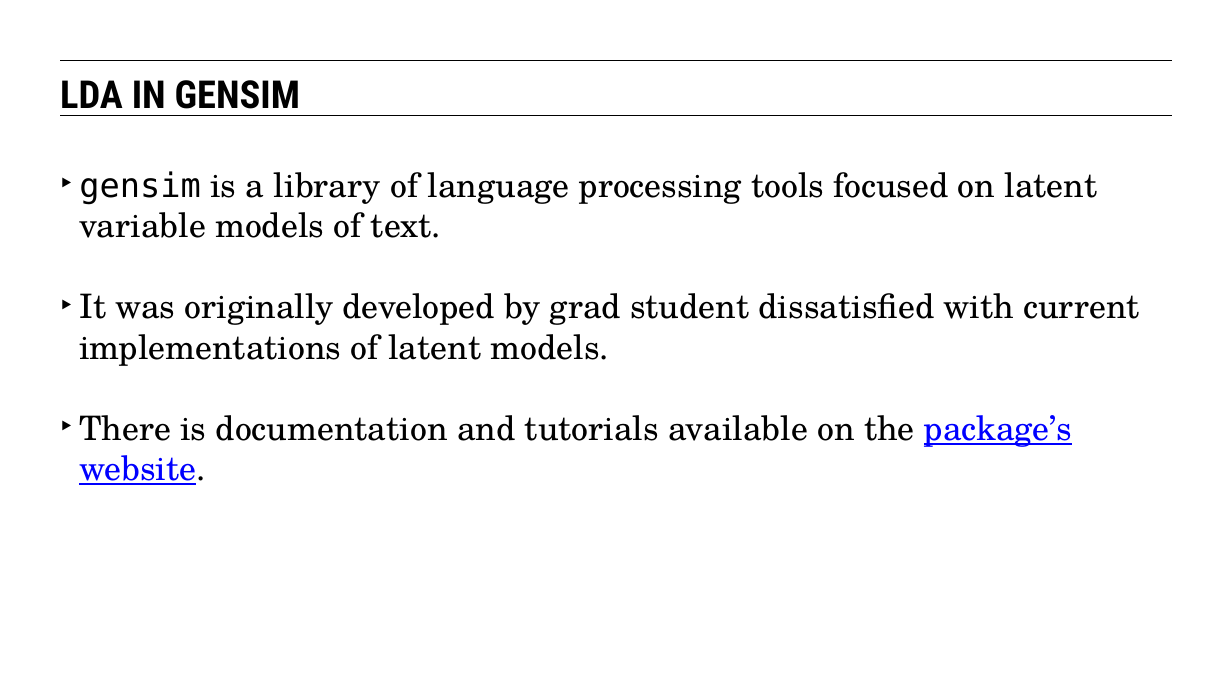
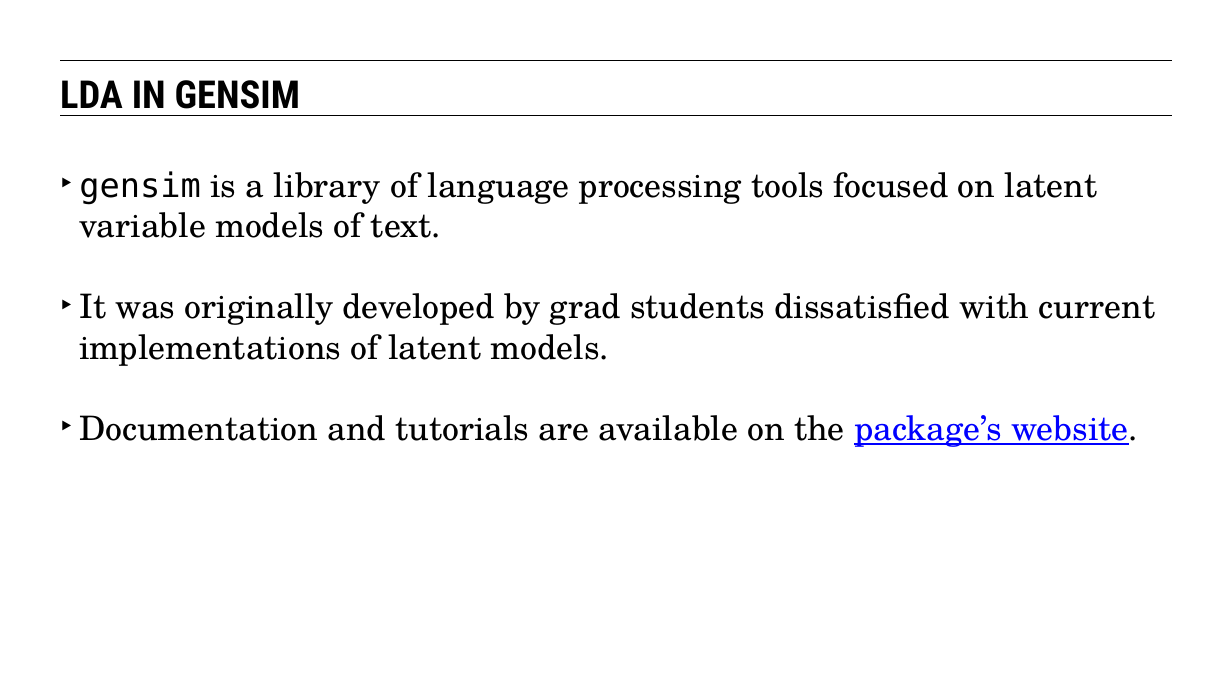
Before and after one commit to eflautt/ga-data-science, a slide deck: slide 41 of lessons/lesson-14/14-latent-variables-and-natural-language-processing.pptx (slide 37 before the commit). Drawn at 1232x692 pixels with LibreOffice and Linux fonts; fonts in the diff are those of the drawing. Boxes give left, top, right and bottom in pixels: in the first picture for what was removed or moved away, otherwise in the second. Text is boxed around its words. In the diff, an @@ line names an element or a change of style, - is before the commit and + after.

```diff
--- a/lessons/lesson-14/14-latent-variables-and-natural-language-processing.pptx
+++ b/lessons/lesson-14/14-latent-variables-and-natural-language-processing.pptx
@@ text at bbox=[79, 293, 1155, 447]: text changed @@
-‣ It was originally developed by grad student dissatisfied with current implementations of latent models.
-‣ There is documentation and tutorials available on the package’s website.
+‣ It was originally developed by grad students dissatisfied with current implementations of latent models.
+‣ Documentation and tutorials are available on the package’s website.
```
Also in this commit, not shown: 34 other slides changed, 7 slides added, 1 slide removed.
